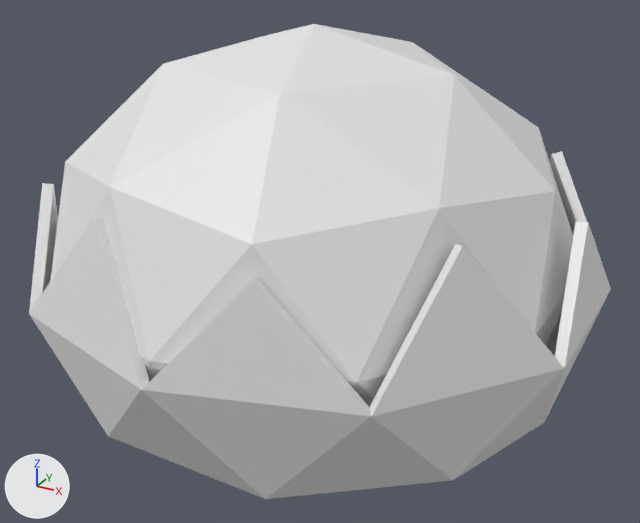
One commit to the Blender file Assets/models/col.blend: the scene before it, then after it.
Rendered twice from a 50 mm camera at (1.54, -2.76, 2.13) aimed at (0.04, -0.03, 0.76). The axes (+X, +Y, +Z) are drawn at lower left. The lights are the same throughout.
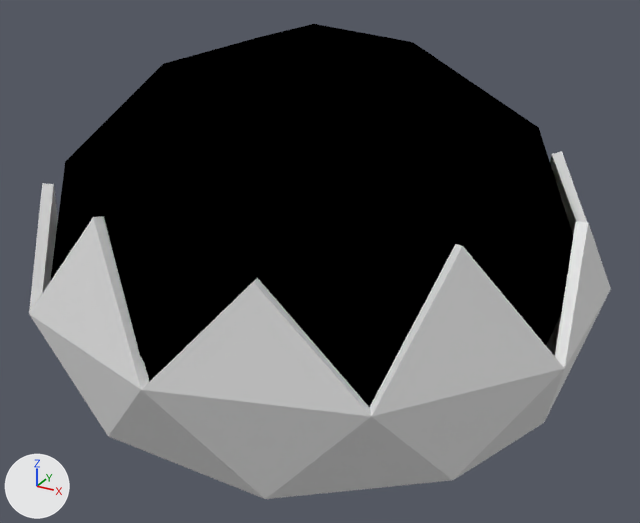
Pixel boxes (x1, y1, x2, y2) of what changed, in the pictures (640 x 523 px):
'Icosphere.001', recoloured: (30, 153, 581, 410) in both
'Icosphere', unchanged, covered by the edit: before (50, 24, 573, 407)

The change, as a diff of the scene's bpy script:
```diff
--- a/Assets/models/col.blend.py
+++ b/Assets/models/col.blend.py
@@ mat_material_001 @@
+mat_material_001 = principled_material('Material.001')
+mat_material_001.base_color = (0.8, 0.8, 0.8)  # white #e7e7e7
@@ me_icosphere_001 @@
 me_icosphere_001.from_pydata(...)  # 36 vertices, 50 faces; spans x -1.06..1.06, y -1.05..1.05, z -0.67..0.41
+me_icosphere_001.materials.append(mat_material_001)  # white #e7e7e7
```
